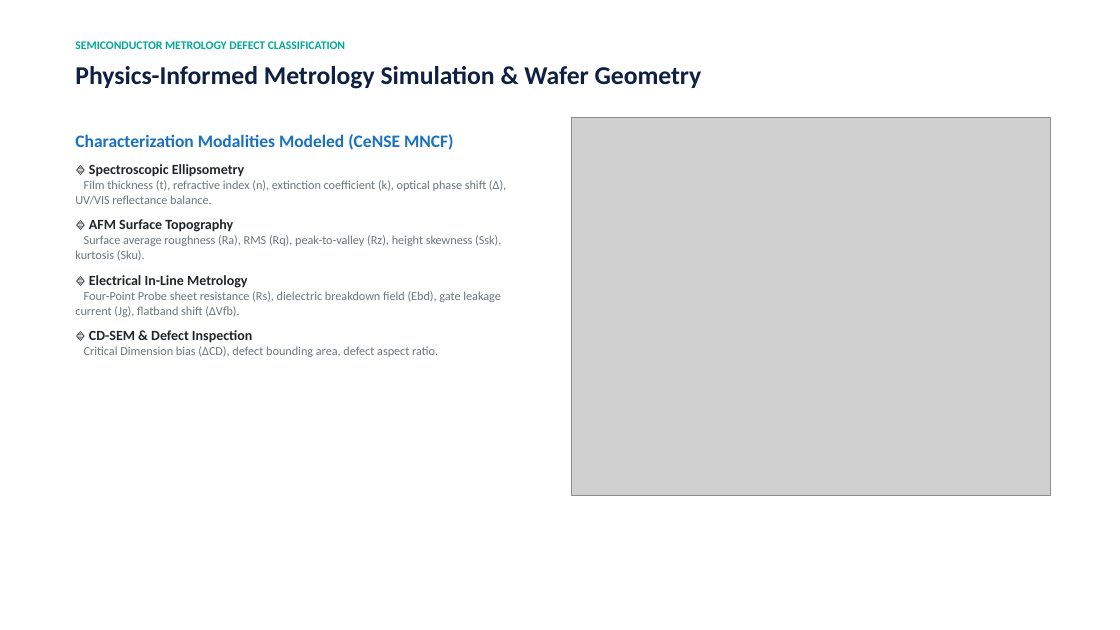
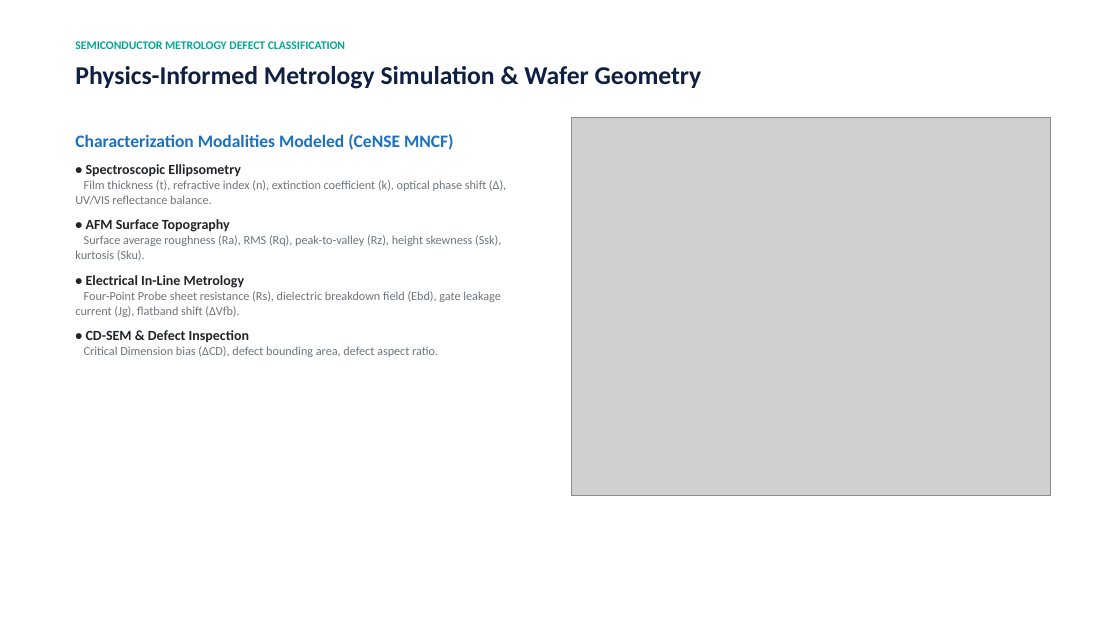
Before and after one commit to Angtong2004/Semiconductor, a slide deck: slide 3 of outputs/presentation.pptx. Drawn at 1120x630 pixels with LibreOffice and Linux fonts; fonts in the diff are those of the drawing; grey boxes stand for pictures. Boxes give left, top, right and bottom in pixels: in the first picture for what was removed or moved away, otherwise in the second. Text is boxed around its words. In the diff, an @@ line names an element or a change of style, - is before the commit and + after.

```diff
--- a/outputs/presentation.pptx
+++ b/outputs/presentation.pptx
@@ text at box(86, 164, 240, 177): text changed @@
-🔹 Spectroscopic Ellipsometry
+• Spectroscopic Ellipsometry
@@ text at box(86, 219, 230, 232): text changed @@
-🔹 AFM Surface Topography
+• AFM Surface Topography
@@ text at box(86, 275, 245, 288): text changed @@
-🔹 Electrical In-Line Metrology
+• Electrical In-Line Metrology
@@ text at box(86, 330, 249, 343): text changed @@
-🔹 CD-SEM & Defect Inspection
+• CD-SEM & Defect Inspection
```
Also in this commit, not shown: 3 other slides changed, 4 other files.
